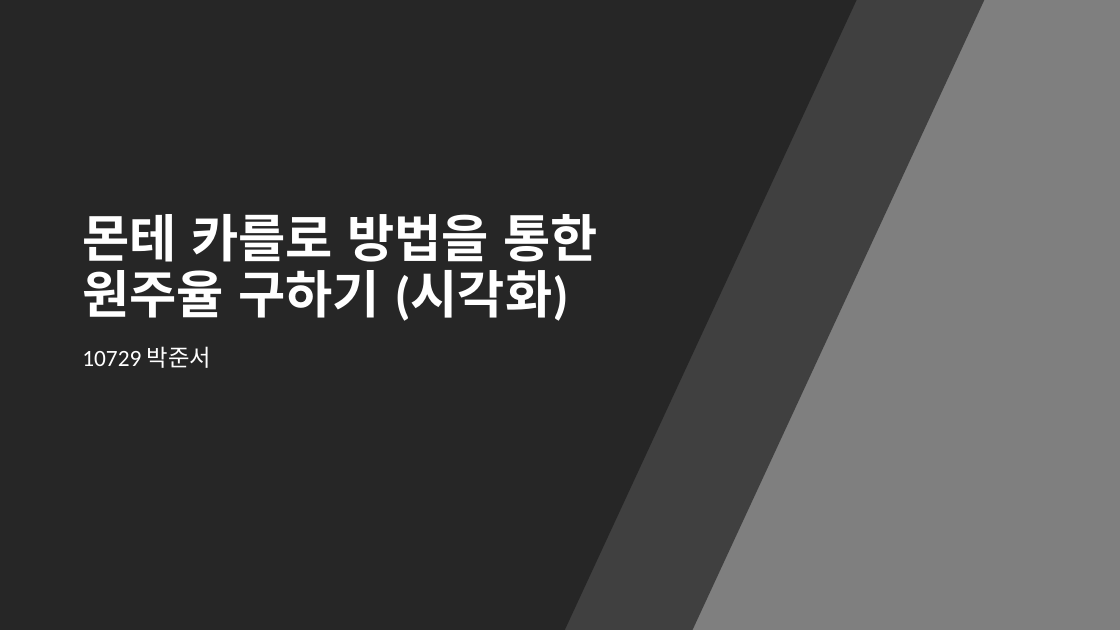
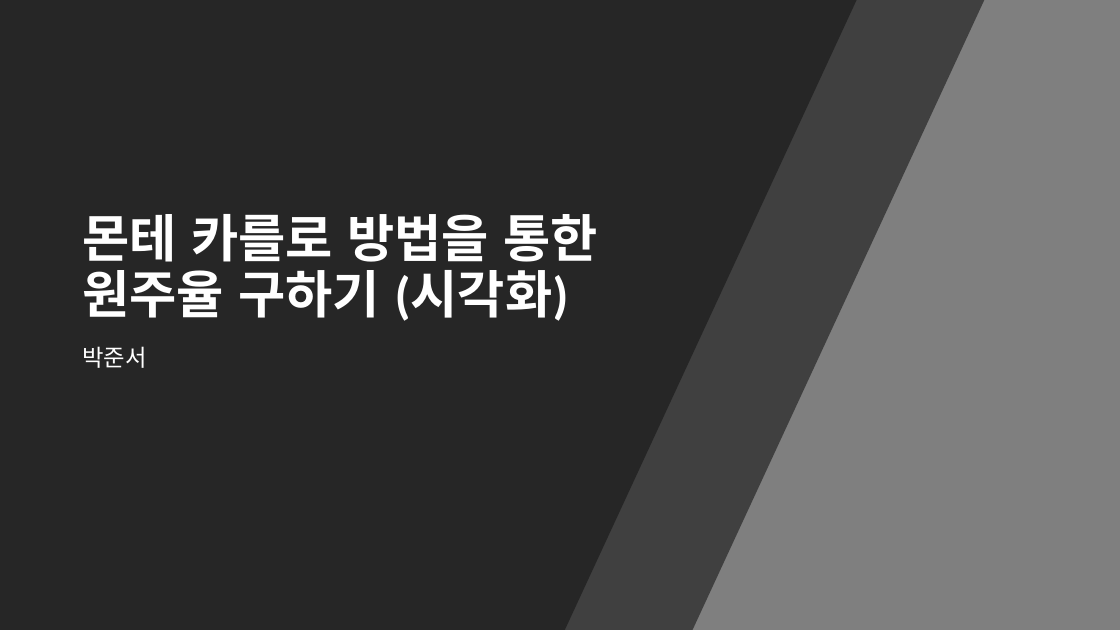
Before and after one commit to wonderlandpark/circle, a slide deck: slide 1 of 원주율 구하기.pptx. Drawn at 1120x630 pixels with LibreOffice and Linux fonts; fonts in the diff are those of the drawing. Boxes give left, top, right and bottom in pixels: in the first picture for what was removed or moved away, otherwise in the second. Text is boxed around its words. In the diff, an @@ line names an element or a change of style, - is before the commit and + after.

```diff
--- a/원주율 구하기.pptx
+++ b/원주율 구하기.pptx
@@ subtitle at [82,346,146,368]: text changed @@
-10729 박준서
+박준서
```
